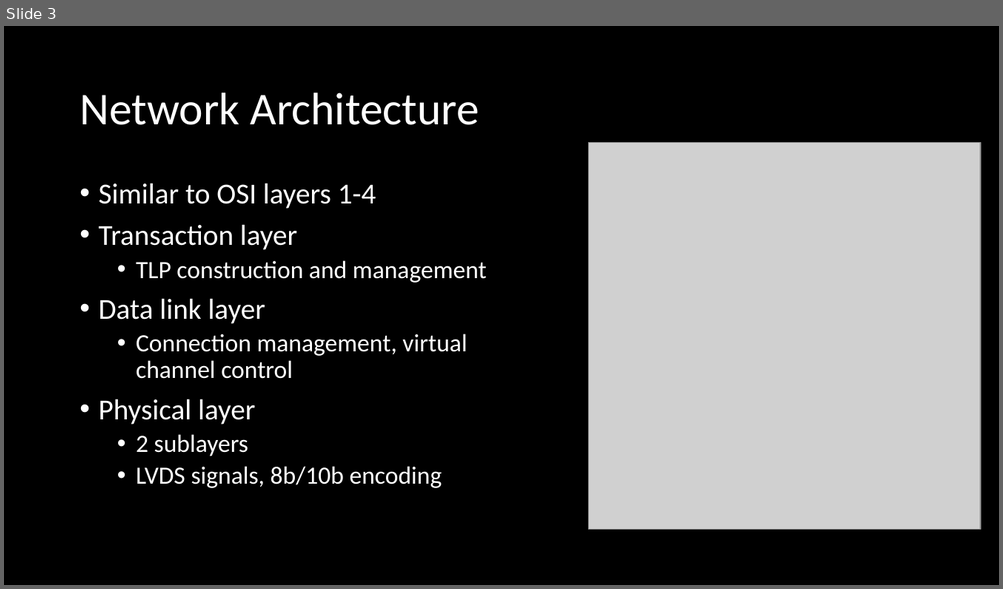
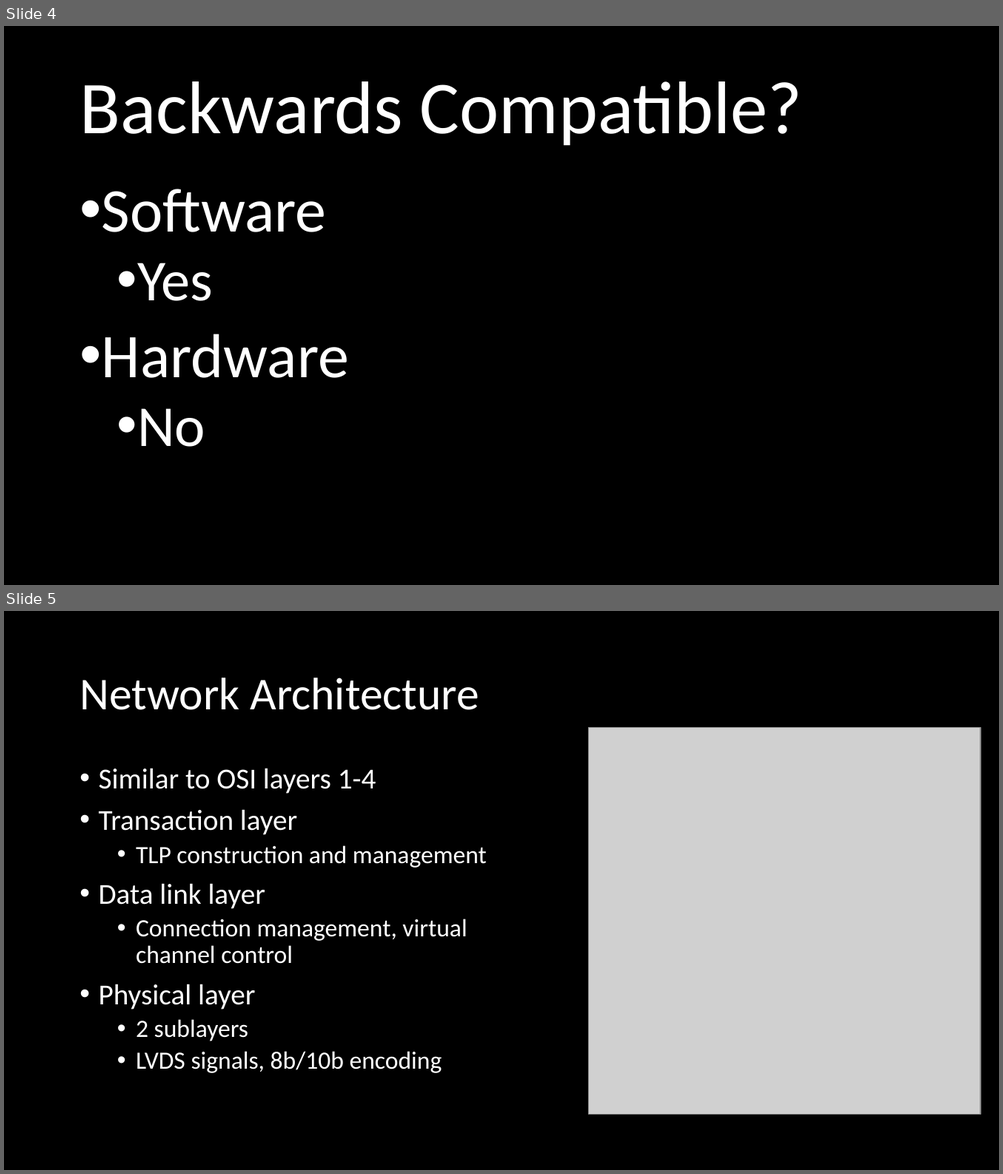
Before and after one commit to dstockhouse/pci-express-report, a slide deck: pcie_seanlink_davidstockhouse.pptx. Shown one above the other, each under a label of ours: slide 3 before the commit, slides 4 and 5 after it. The pictures are 1003x589 and 1003x1174 pixels, drawn with LibreOffice and Linux fonts; fonts in the diff are those of the drawing; grey boxes stand for pictures. Boxes give left, top, right and bottom in pixels: in the first picture for what was removed or moved away, otherwise in the second. Text is boxed around its words. In the diff, an @@ line names an element or a change of style, - is before the commit and + after.

```diff
--- a/pcie_seanlink_davidstockhouse.pptx
+++ b/pcie_seanlink_davidstockhouse.pptx
@@ slide 4 added at bbox=[4, 26, 999, 585], background #000000 @@
@@ title added at bbox=[79, 82, 802, 146], 72 pt, text #FFFFFF @@
+Backwards Compatible?
@@ text added at bbox=[102, 189, 349, 447], 60 pt, text #FFFFFF @@
+• Software
+  • Yes
+• Hardware
+  • No
@@ what was slide 3 is now slide 5 @@
```
Also in this commit, not shown: 1 slide changed, 2 other slides added, 1 slide removed.
